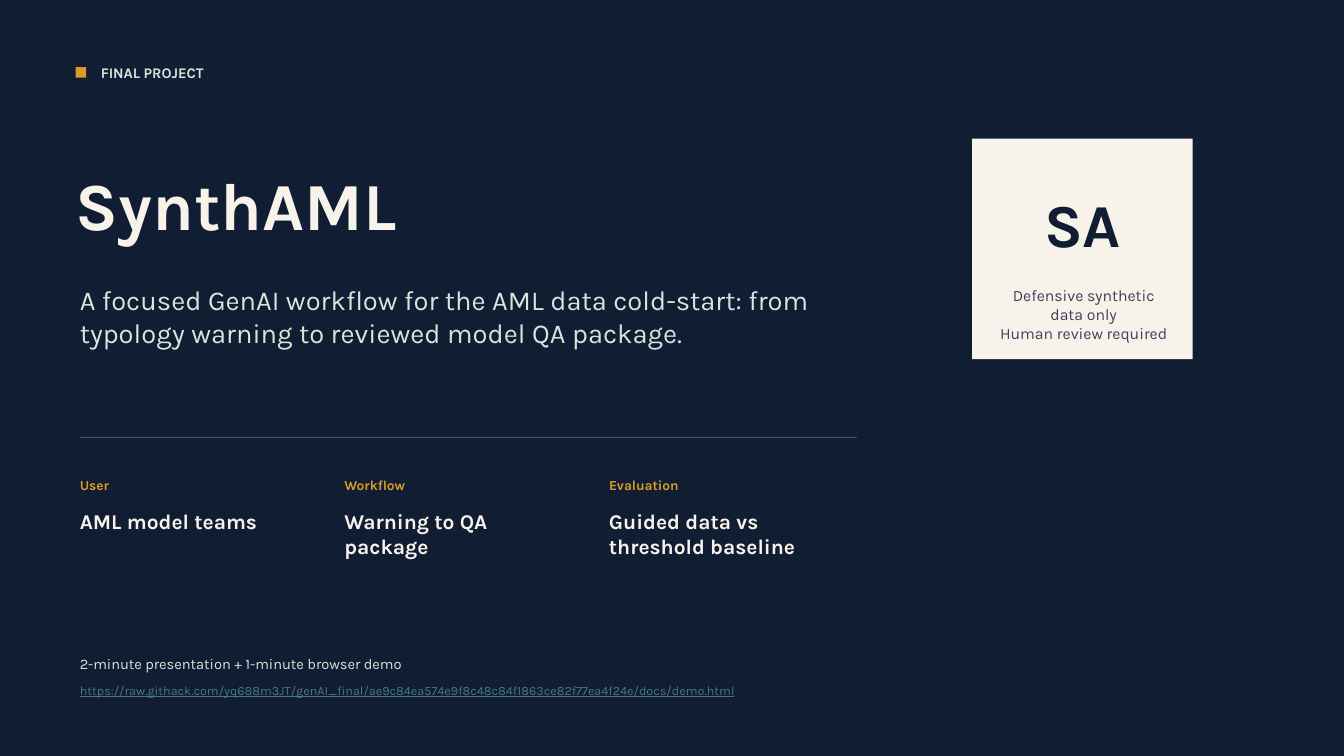
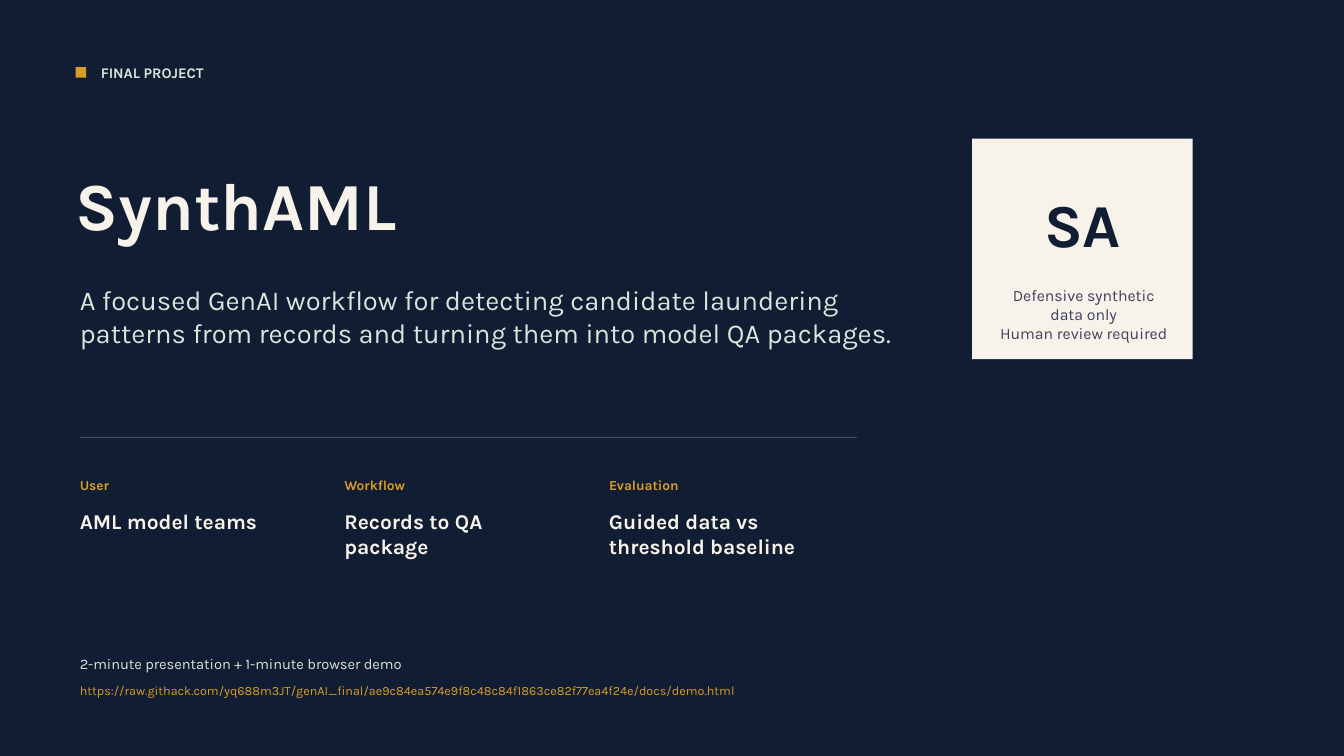
Before and after one commit to yq688m3JT/genAI_final, a slide deck: slide 1 of docs/synthaml-final-presentation.pptx. Drawn at 1344x756 pixels with LibreOffice and Linux fonts; fonts in the diff are those of the drawing. Boxes give left, top, right and bottom in pixels: in the first picture for what was removed or moved away, otherwise in the second. Text is boxed around its words. In the diff, an @@ line names an element or a change of style, - is before the commit and + after.

Commit message:
Reframe SynthAML as record-driven pattern discovery

```diff
--- a/docs/synthaml-final-presentation.pptx
+++ b/docs/synthaml-final-presentation.pptx
@@ text at [80, 291, 891, 350]: text changed @@
-A focused GenAI workflow for the AML data cold-start: from typology warning to reviewed model QA package.
+A focused GenAI workflow for detecting candidate laundering patterns from records and turning them into model QA packages.
@@ text at [344, 514, 483, 560]: text changed @@
-Warning to QA package
+Records to QA package
@@ text "https://raw.githack.com/yq688m3JT/genAI_final/ae9c84ea574e9f ..." at [80, 686, 735, 698]: text colour #467886 to #D89C27, underline off @@
```
Also in this commit, not shown: 6 other slides changed, 7 other files.
